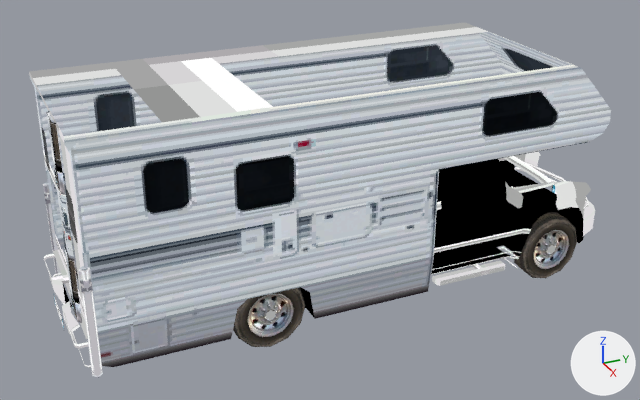
A saved change to the glTF model site/public/outrun-2006-xbox/objects/othcar-03.glb.
One viewpoint serves both versions: a camera (50 mm lens) standing at (7.16, -3.58, 4.57) and looking at (0.0, -0.36, 0.99). The axes (+X, +Y, +Z) are drawn at lower right. The lights are the same throughout. The older version comes first. Vertices at exactly the same position are counted once.

Script lines for the objects in view, before the commit:
```python
ob_body = bpy.data.objects.new('body', me_body)
ob_body.location = (0.0, 0.0, 0.0)
ob_wheel_fr = bpy.data.objects.new('wheel FR', me_wheel_fr)
ob_wheel_fr.location = (0.0, 0.0, 0.0)
ob_wheel_rr = bpy.data.objects.new('wheel RR', me_wheel_rr)
ob_wheel_rr.location = (0.0, 0.0, 0.0)
```
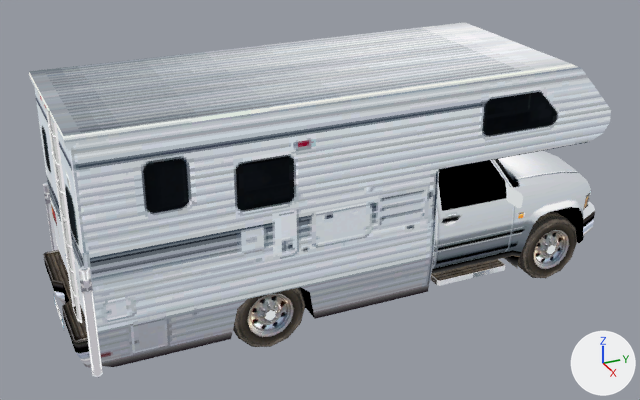
Changed parts and their boxes [x1, y1, x2, y2] in the pictures (640 x 400 px; the box of a moved part takes in the faces that stretch with it):
'body', surface changed
    both: [29, 23, 595, 370]
part 1 of me_body, moved or reshaped
    before: [435, 160, 514, 240]
    after: [438, 160, 506, 211]
part 2 of me_body, recoloured
    both: [54, 151, 595, 368]
part 3 of me_body, recoloured
    both: [46, 111, 82, 323]
part 4 of me_body, edited (looks the same)
    both: [43, 65, 611, 378]
part 5 of me_body, recoloured
    before: [29, 23, 488, 349]
    after: [29, 23, 573, 354]
part 6 of me_body, recoloured
    before: [42, 128, 513, 243]
    after: [42, 128, 513, 268]
part 7 of me_wheel_fr, recoloured
    both: [266, 310, 275, 320]

The change, as a list of edits to the scene's bpy script:
```text
Change mat_tex_002:
    where n8 = _N.new('ShaderNodeTexImage'); n8.name = 'Image Texture'
    n8.image: img_image_2 -> img_image_1
Change mat_tex_003:
    where n8 = _N.new('ShaderNodeTexImage'); n8.name = 'Image Texture'
    n8.image: img_image_0 -> img_image_2
Change mat_wire:
    add n5 = _N.new('ShaderNodeMixShader'); n5.name = 'Mix Shader.001'
    add n5.inputs[0].default_value = 0.847  # 'Factor'
    where n3 = _N.new('ShaderNodeMixShader'); n3.name = 'Mix Shader'
    where n4 = _N.new('ShaderNodeOutputMaterial'); n4.name = 'Material Output'
    where n2 = _N.new('ShaderNodeBsdfTransparent'); n2.name = 'Transparent BSDF'
    remove _L.new(n3.outputs[0], n4.inputs[0])  # 'Shader' to 'Surface'
    add _L.new(n2.outputs[0], n5.inputs[1])  # 'BSDF' to 'Shader'
    add _L.new(n3.outputs[0], n5.inputs[2])  # 'Shader' to 'Shader'
    add _L.new(n5.outputs[0], n4.inputs[0])  # 'Shader' to 'Surface'
Change mat_tex_009:
    where n8 = _N.new('ShaderNodeTexImage'); n8.name = 'Image Texture'
    n8.image: img_image_3 -> img_image_2
Change mat_tex_011:
    where n8 = _N.new('ShaderNodeTexImage'); n8.name = 'Image Texture'
    n8.image: img_image_2 -> img_image_4
Change mat_tex_016:
    where n8 = _N.new('ShaderNodeTexImage'); n8.name = 'Image Texture'
    n8.image: img_image_3 -> img_image_1
Change mat_tex_018:
    where n8 = _N.new('ShaderNodeTexImage'); n8.name = 'Image Texture'
    n8.image: img_image_2 -> img_image_3
Change me_body:
    where me_body.from_pydata(...)  # 564 vertices, 792 faces; spans x -0.97..0.98, y -2.92..2.66, z 0.19..2.39
    used by ob_body; location = (0.0, 0.0, 0.0)
    me_body part 1
    51 faces are deleted
    18 new faces join them, mat_wire
    33 new faces join them, mat_wire_001
    me_body part 2: 445 faces spanning x -0.97..0.98, y -2.91..2.65, z 0.2..1.52 switch from mat_tex to mat_tex_002
    me_body part 3: 6 faces spanning x 0.45..0.76, y -2.85..-2.82, z 0.67..2.39 switch from mat_tex_001 to mat_tex
    me_body part 4: 78 faces spanning x -0.95..0.95, y -2.92..2.66, z 0.25..2.33 switch from mat_tex_002 to mat_tex_003
    me_body part 5: 36 faces spanning x -0.9..0.9, y -2.91..1.77, z 0.25..2.33 switch from mat_tex_003 to mat_tex_001
    me_body part 6: 64 faces spanning x -0.91..0.91, y -2.78..1.64, z 0.81..2.12 switch from mat_wire_001 to mat_wire
Change me_wheel_fr:
    where me_wheel_fr.from_pydata(...)  # 72 vertices, 140 faces; spans x 0.605..0.803, y -1.55..-0.85, z 0.0..0.7
    used by ob_wheel_fr; location = (0.0, 0.0, 0.0)
    me_wheel_fr part 7: 16 faces spanning x 0.785..0.803, y -1.245..-1.155, z 0.298..0.402 switch from mat_tex_019 to mat_tex_016
```
